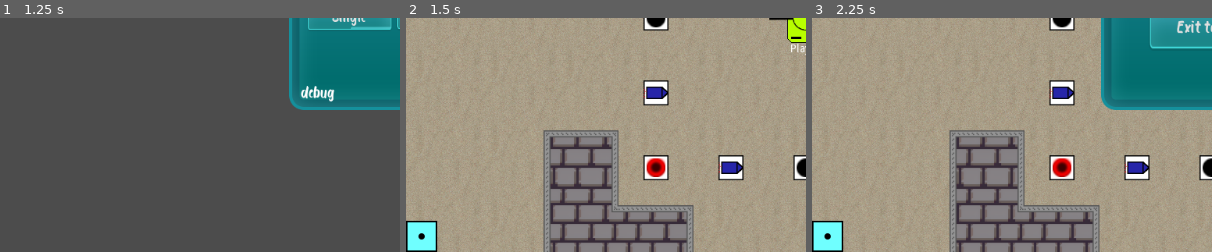
Above: before the commit, frames 1-3 (left to right).
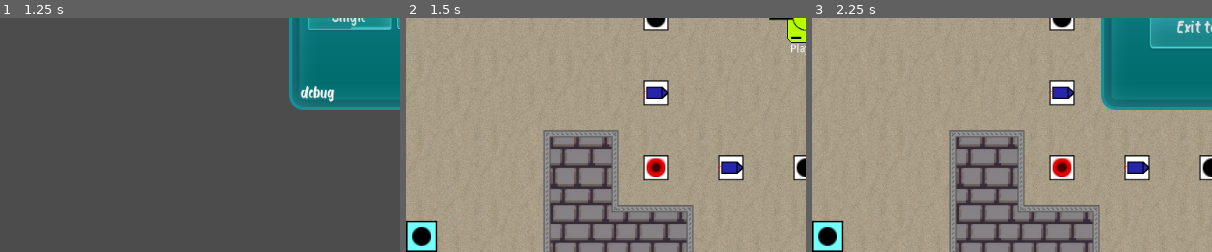
Above: after the commit, the same moments.

Repository: mm-102/godot_tanks
Game: Godot game, scene res://GameModeMaster.tscn
Two runs of this game, one before a commit and one after it. Both use one fixed random seed, a clock stepped at 60 frames per second and the inputs below.
Inputs (mouse positions are % of the whole screen's width and height, from its top left):
- Up to frame 1 (1.25 s): click (53, 42) at 0.52 s; type "Alex" at 0.6 s
- Up to frame 2 (1.5 s): click "Single" at 1.25 s
- Up to frame 3 (2.25 s): click (98, 3) at 2 s
The pictures show only the part of the screen within x 0-50%, y 50-100%; the shares and areas given below are measured in that part.

Frame 1 is identical in both runs. In frame 2, 0.3% of the frame differs, in the area x 1-7%, y 89-98%; in frame 3, 0.3%.

Commit message:
Base ammo type & max ammo types mechanic

Diff:
--- a/Player/Player_GUI/AmmoSlots/AmmoSlots.gd
+++ b/Player/Player_GUI/AmmoSlots/AmmoSlots.gd
@@ -15,6 +15,9 @@
 func _ready():
 	$"/root/Master/Settings".connect("apply_changes", self, "apply_settings")
 	apply_settings()
+
+	pick_up_event(str($"/root/Master/Settings".SETTINGS.PLAYER_BASE_AMMO_TYPE), INF)
+	change_selection(current_selection)
 
 func apply_settings():
 	var settings = $"/root/Master/Settings".SETTINGS
--- a/Player/Player_GUI/AmmoSlots/AmmoSlots.tscn
+++ b/Player/Player_GUI/AmmoSlots/AmmoSlots.tscn
@@ -1,7 +1,5 @@
-[gd_scene load_steps=4 format=2]
+[gd_scene load_steps=2 format=2]
 
-[ext_resource path="res://textures/bullet.png" type="Texture" id=1]
-[ext_resource path="res://Player/Player_GUI/AmmoSlots/Slot.tscn" type="PackedScene" id=2]
 [ext_resource path="res://Player/Player_GUI/AmmoSlots/AmmoSlots.gd" type="Script" id=3]
 
 [node name="Ammunition" type="HBoxContainer"]
@@ -13,30 +11,3 @@
 size_flags_horizontal = 0
 size_flags_vertical = 8
 script = ExtResource( 3 )
-
-[node name="0" parent="." instance=ExtResource( 2 )]
-anchor_left = 0.0
-anchor_top = 0.0
-anchor_right = 0.0
-anchor_bottom = 0.0
-margin_left = 0.0
-margin_top = 0.0
-margin_right = 40.0
-margin_bottom = 40.0
-is_selected = true
-
-[node name="Background" parent="0" index="0"]
-modulate = Color( 0.439216, 1, 1, 1 )
-
-[node name="Number" parent="0/Background" index="0"]
-text = ""
-
-[node name="Icon" parent="0/Background" index="1"]
-margin_left = -4.0
-margin_top = -4.0
-margin_right = 4.0
-margin_bottom = 4.0
-rect_min_size = Vector2( 0, 0 )
-texture = ExtResource( 1 )
-
-[editable path="0"]
--- a/Player/Player_GUI/AmmoSlots/Slot.gd
+++ b/Player/Player_GUI/AmmoSlots/Slot.gd
@@ -17,7 +17,10 @@
 func setup(type, amount_left):
 	name = type
 	get_node("Background/Icon").set_texture(Ammunition.get_box_texture(int(type)))
-	get_node("Background/Number").text = str(amount_left)
+	if amount_left >= INF:
+		get_node("Background/Number").text = ""
+	else:
+		get_node("Background/Number").text = str(amount_left)
 
 func set_left_ammo(amount_left):
 	get_node("Background/Number").text = str(amount_left)
--- a/Player/Tank/Tank.gd
+++ b/Player/Tank/Tank.gd
@@ -2,7 +2,6 @@
 
 var tank_wreck = preload("res://Player/Tank/TankWreck.tscn")
 
-export(Ammunition.TYPES) var ammo_type
 var ammo_slot = 0
 var SPEED
 var ROTATION_SPEED
@@ -15,9 +14,7 @@
 signal special_ammo_event(type, amount_left)
 
 var ammo_left
-var special_ammo = [
-	 {"type" : ammo_type, "amount" : INF}
-]
+var special_ammo
 
 # Defined in code
 var player_stance: Dictionary
@@ -41,7 +38,7 @@
 func apply_settings():
 	var settings = $"/root/Master/Settings".SETTINGS
 	ammo_left = settings.PLAYER_MAX_AMMO
-	ammo_slot = settings.PLAYER_BASE_AMMO_TYPE
+#	ammo_slot = settings.PLAYER_BASE_AMMO_TYPE
 	SPEED = settings.PLAYER_SPEED
 	ROTATION_SPEED = settings.PLAYER_ROTATION_SPEED
 	MAX_AMMO = settings.PLAYER_MAX_AMMO
@@ -63,8 +60,15 @@
 	modulate = main_n.local_player_color
 	color = main_n.local_player_color
 
+	special_ammo = [
+	 {"type" : BASE_AMMO_TYPE, "amount" : INF}
+	]
+
 
 func pick_up_ammo_box(type):
+	if type == BASE_AMMO_TYPE:
+		return false
+
 	var picked = false
 	var type_slot = {}
 	for slot in special_ammo.size():
@@ -100,17 +104,12 @@
 	set_linear_velocity(velocity.rotated(rotation) * SPEED)
 
 func _input(event):
-	if event.is_action_pressed("p_slot_0"):
-		ammo_slot = 0
-	if event.is_action_pressed("p_slot_1"):
-		if special_ammo.size() > 1:
-			ammo_slot = 1
-	if event.is_action_pressed("p_slot_2"):
-		if special_ammo.size() > 2:
-			ammo_slot = 2
-	if event.is_action_pressed("p_slot_3"):
-		if special_ammo.size() > 3:
-			ammo_slot = 3
+	for i in range(10):
+		if i >= special_ammo.size():
+			break
+		if event.is_action_pressed("p_slot_"+str(i)):
+			ammo_slot = i
+			break
 
 func _unhandled_input(event):	#prevent shooting while clicking on gui		maybe all player input should go here?
 	if event.is_action_pressed("p_shoot"):
--- a/Singleplayer/Game/Map/AmmoBoxesMap.gd
+++ b/Singleplayer/Game/Map/AmmoBoxesMap.gd
@@ -7,10 +7,14 @@
 
 func _ready():
 	var cells = get_used_cells()
+	var type = 0
 	for i in cells.size():
 		var box = ammo_box_tscn.instance()
-		box.type = 1 + i % (ammo_types_size - 1)
+		if type == $"/root/Master/Settings".SETTINGS.PLAYER_BASE_AMMO_TYPE:
+			type = (type + 1) % ammo_types_size
+		box.type = type
 		box.position = (cells[i] + Vector2(0.5,0.5)) * cell_size * scale
 		ammo_boxes_n.add_child(box)
+		type = (type + 1) % ammo_types_size
 
 	queue_free()
--- a/project.godot
+++ b/project.godot
@@ -117,6 +117,36 @@
 "events": [ Object(InputEventKey,"resource_local_to_scene":false,"resource_name":"","device":0,"alt":false,"shift":false,"control":false,"meta":false,"command":false,"pressed":false,"scancode":52,"physical_scancode":0,"unicode":0,"echo":false,"script":null)
  ]
 }
+p_slot_4={
+"deadzone": 0.5,
+"events": [ Object(InputEventKey,"resource_local_to_scene":false,"resource_name":"","device":0,"alt":false,"shift":false,"control":false,"meta":false,"command":false,"pressed":false,"scancode":53,"physical_scancode":0,"unicode":0,"echo":false,"script":null)
+ ]
+}
+p_slot_5={
+"deadzone": 0.5,
+"events": [ Object(InputEventKey,"resource_local_to_scene":false,"resource_name":"","device":0,"alt":false,"shift":false,"control":false,"meta":false,"command":false,"pressed":false,"scancode":54,"physical_scancode":0,"unicode":0,"echo":false,"script":null)
+ ]
+}
+p_slot_6={
+"deadzone": 0.5,
+"events": [ Object(InputEventKey,"resource_local_to_scene":false,"resource_name":"","device":0,"alt":false,"shift":false,"control":false,"meta":false,"command":false,"pressed":false,"scancode":55,"physical_scancode":0,"unicode":0,"echo":false,"script":null)
+ ]
+}
+p_slot_7={
+"deadzone": 0.5,
+"events": [ Object(InputEventKey,"resource_local_to_scene":false,"resource_name":"","device":0,"alt":false,"shift":false,"control":false,"meta":false,"command":false,"pressed":false,"scancode":56,"physical_scancode":0,"unicode":0,"echo":false,"script":null)
+ ]
+}
+p_slot_8={
+"deadzone": 0.5,
+"events": [ Object(InputEventKey,"resource_local_to_scene":false,"resource_name":"","device":0,"alt":false,"shift":false,"control":false,"meta":false,"command":false,"pressed":false,"scancode":57,"physical_scancode":0,"unicode":0,"echo":false,"script":null)
+ ]
+}
+p_slot_9={
+"deadzone": 0.5,
+"events": [ Object(InputEventKey,"resource_local_to_scene":false,"resource_name":"","device":0,"alt":false,"shift":false,"control":false,"meta":false,"command":false,"pressed":false,"scancode":48,"physical_scancode":0,"unicode":0,"echo":false,"script":null)
+ ]
+}
 p_zoom_in={
 "deadzone": 0.5,
 "events": [ Object(InputEventMouseButton,"resource_local_to_scene":false,"resource_name":"","device":-1,"alt":false,"sh …(213 unchanged characters)…
